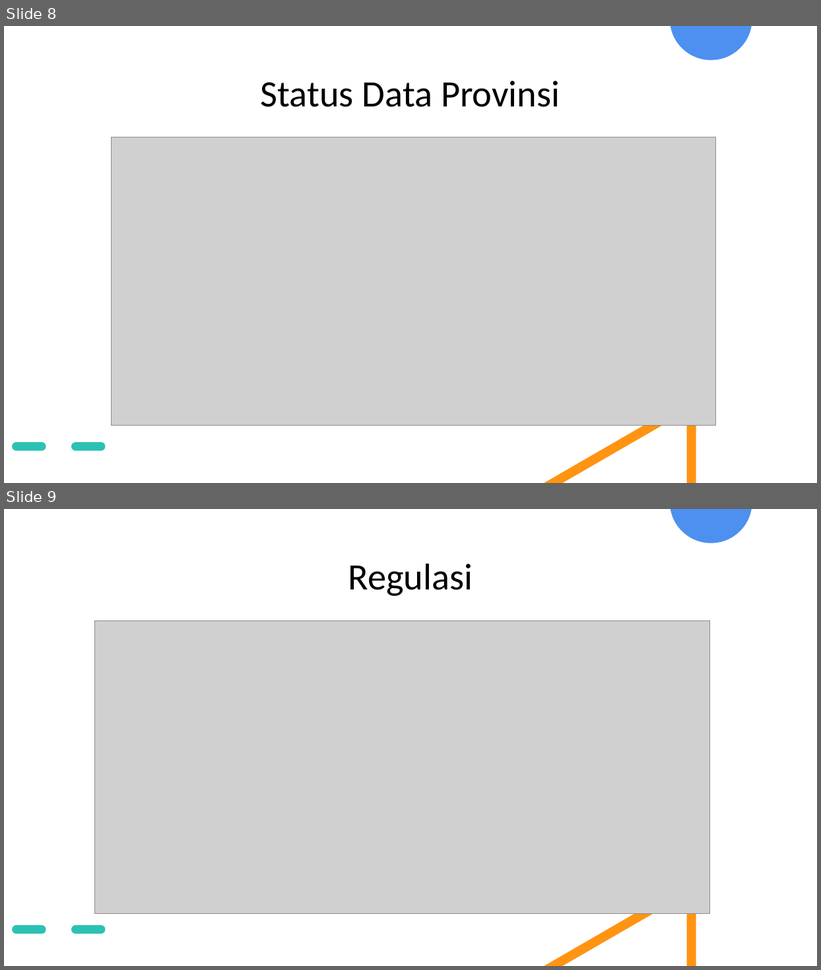
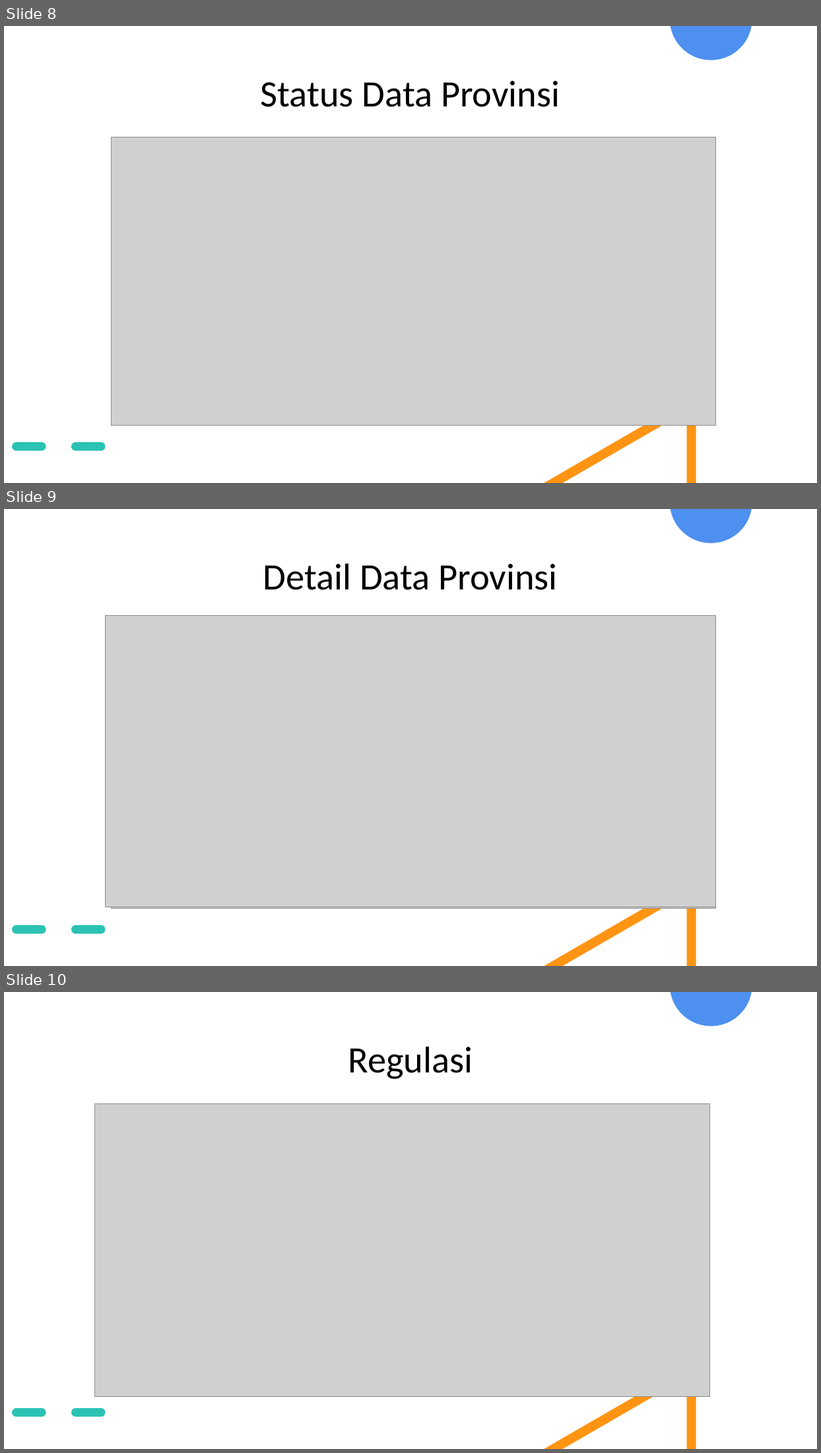
Before and after one commit to yuto-dev/dashboard-mock, a slide deck: docs/Layout200724.pptx. Shown one above the other, each under a label of ours: slides 8 and 9 before the commit, slides 8, 9 and 10 after it. The pictures are 821x970 and 821x1453 pixels, drawn with LibreOffice and Linux fonts; fonts in the diff are those of the drawing; grey boxes stand for pictures. Boxes give left, top, right and bottom in pixels: in the first picture for what was removed or moved away, otherwise in the second. Text is boxed around its words. In the diff, an @@ line names an element or a change of style, - is before the commit and + after.

Commit message:
Updated login and powerpoint

```diff
--- a/docs/Layout200724.pptx
+++ b/docs/Layout200724.pptx
@@ slide 9 added at <box>4,509,817,966</box>, background #FFFFFF; not listed: 3 template elements that a slide beside it also shows @@
@@ title added at <box>263,563,557,590</box>, 44 pt, text #000000 @@
+Detail Data Provinsi
@@ picture added at <box>105,616,716,908</box> @@
@@ picture added at <box>112,622,710,908</box> @@
@@ picture added at <box>112,622,710,908</box> @@
@@ picture added at <box>112,621,710,908</box> @@
@@ picture added at <box>112,623,710,909</box> @@
@@ picture added at <box>112,620,716,909</box> @@
@@ what was slide 9 is now slide 10 @@
```
Also in this commit, not shown: 1 other file.
